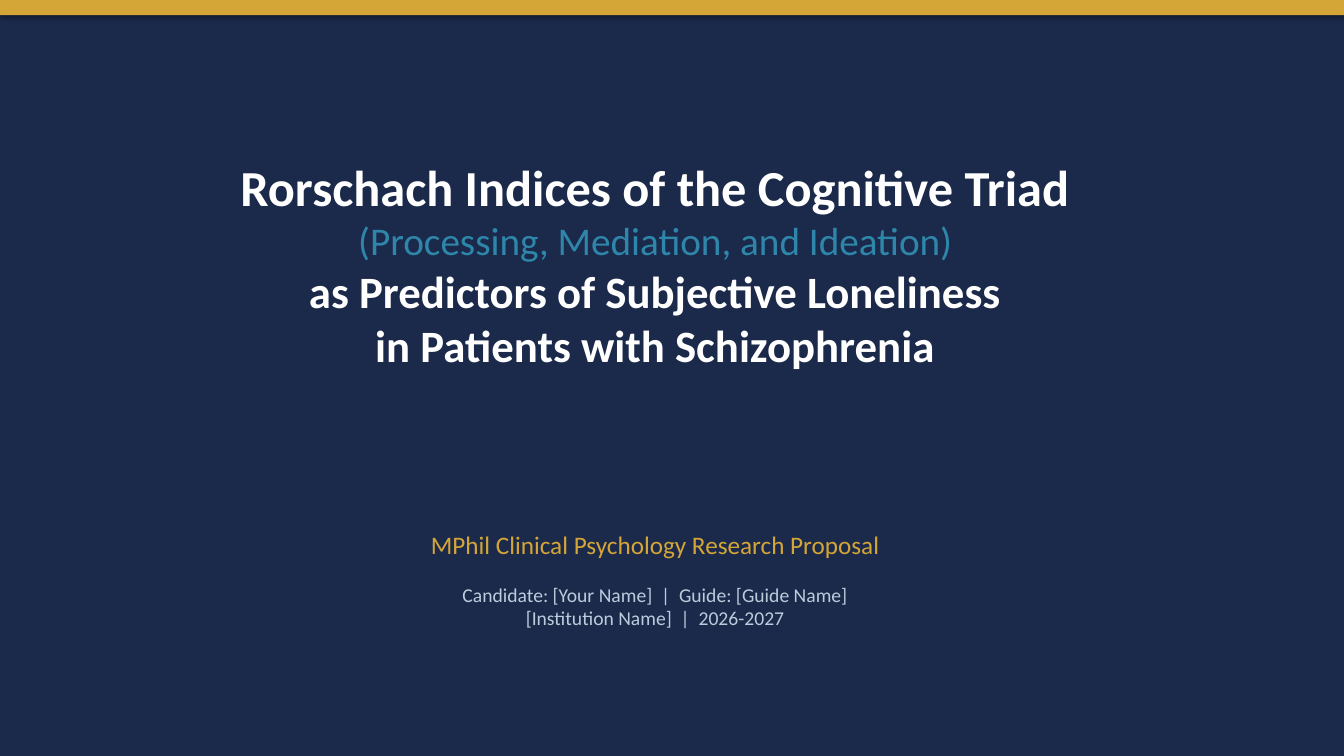
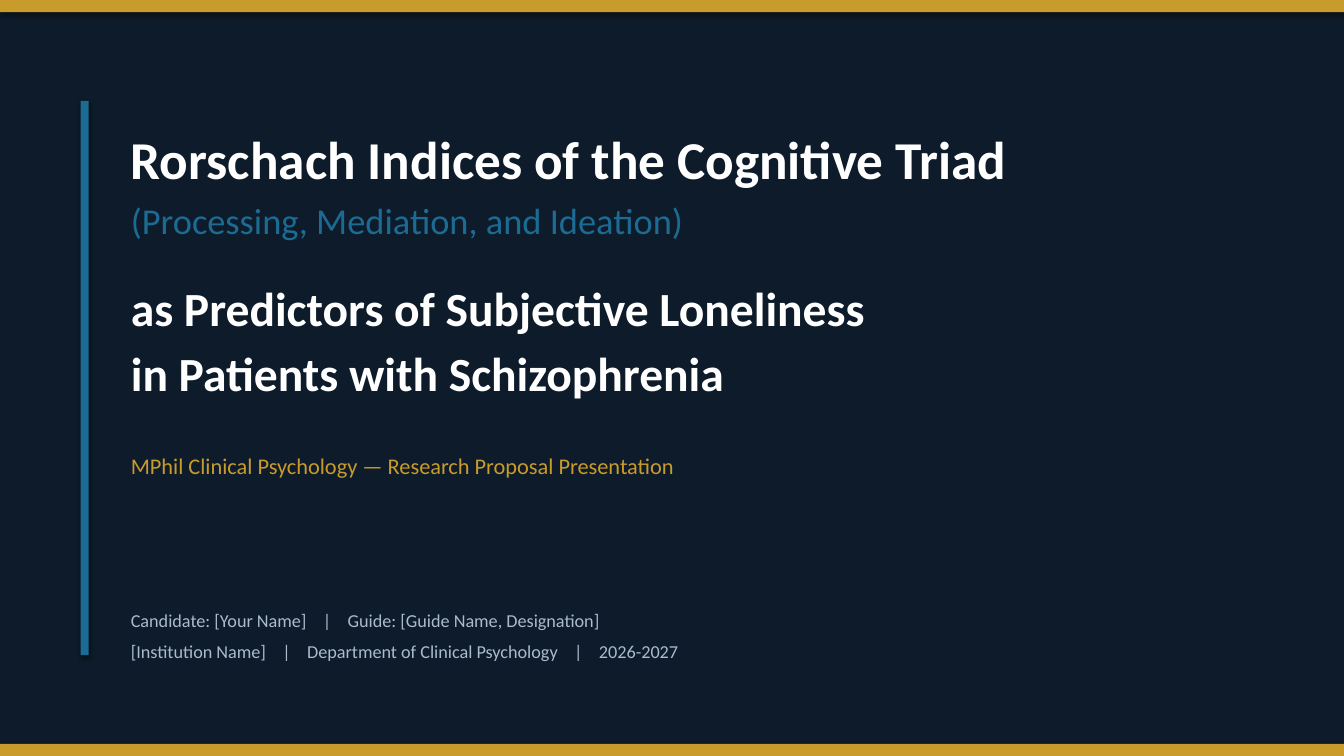
Before and after one commit to tejasdangodra786-byte/Dango-kiro, a slide deck: slide 1 of Research_Proposal_Rorschach_Loneliness_PPT.pptx. Drawn at 1344x756 pixels with LibreOffice and Linux fonts; fonts in the diff are those of the drawing. Boxes give left, top, right and bottom in pixels: in the first picture for what was removed or moved away, otherwise in the second. Text is boxed around its words. In the diff, an @@ line names an element or a change of style, - is before the commit and + after.

```diff
--- a/Research_Proposal_Rorschach_Loneliness_PPT.pptx
+++ b/Research_Proposal_Rorschach_Loneliness_PPT.pptx
@@ rectangle at (x1=0, y1=0, x2=1344, y2=756): fill #1B2A4A to #0D1B2A @@
@@ rectangle at (x1=0, y1=0, x2=1344, y2=12): fill #D4A537 to #C89B2B @@
@@ rectangle added at (x1=81, y1=101, x2=89, y2=655), fill #1B6B93 @@
@@ text "Rorschach Indices of the Cognitive ..." moved from (x1=240, y1=170, x2=1069, y2=369) to (x1=131, y1=141, x2=1006, y2=478) @@
@@ text at (x1=131, y1=141, x2=1006, y2=399): size 36 to 38 pt in "Rorschach Indices of the Cognitive Triad"; size 28 to 26 pt, text colour #2E86AB to #1B6B93 in "(Processing, Mediation, and Ideation)"; size 32 to 34 pt in "as Predictors of Subjective Loneliness", "in Patients with Schizophrenia"; alignment centre to left; more space between paragraphs @@
@@ text at (x1=131, y1=458, x2=674, y2=478): paragraph added @@
+MPhil Clinical Psychology — Research Proposal Presentation
@@ text at (x1=131, y1=614, x2=678, y2=661): text changed; size 14 to 13 pt; text colour #BBCCDD to #AABBCC @@
-MPhil Clinical Psychology Research Proposal
-Candidate: [Your Name] | Guide: [Guide Name]
-[Institution Name] | 2026-2027
+Candidate: [Your Name] | Guide: [Guide Name, Designation]
+[Institution Name] | Department of Clinical Psychology | 2026-2027
@@ rectangle added at (x1=0, y1=744, x2=1344, y2=756), fill #C89B2B @@
```
Also in this commit, not shown: 6 other slides changed, 11 slides added, 9 slides removed, 1 other file.
